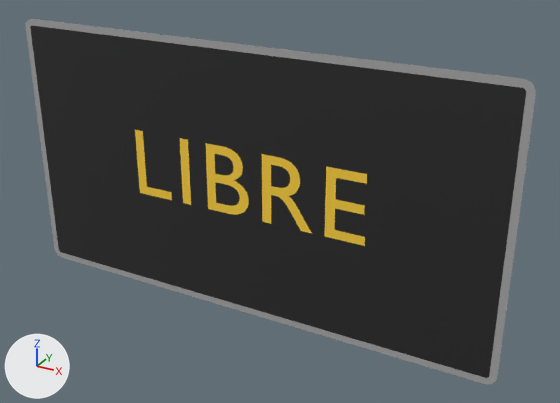
One commit to the glTF model panneaux/24_messages_dynamiques/MSG_LIBRE.glb: the scene before it, then after it.
Rendered twice from a 50 mm lens placed at (1.051, -1.692, 0.83), pointed at (0.101, 0.037, -0.034). Every picture has the same lights, and +X, +Y and +Z are marked at lower left. The first picture is the older version. Where no turn or scale is listed for an object, it has been applied to the vertices. Vertices at exactly the same position are counted once.

In view in the first picture: 'MSG_LIBRE_cadre00', 'MSG_LIBRE_fond01', 'MSG_LIBRE_txt02' and 1 more.
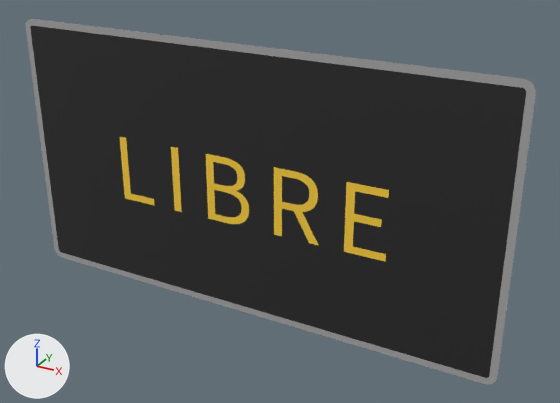
The change, as a list of edits to the scene's bpy script:
```text
Change me_t_565:
    used by ob_msg_libre_txt02; location = (0.0, -0.002, 0.0)
    remove me_t_565.from_pydata(...)  # 444 vertices, 880 faces; spans x -0.361..0.374, y 0.0, z -0.088..0.112
    add me_t_565.from_pydata(...)  # 374 vertices, 740 faces; spans x -0.421..0.434, y 0.0, z -0.119..0.081
    me_t_565 part 1: a new loose piece, a box spanning x -0.23392..-0.20881, y -0.0002..0.0002, z -0.11896..0.08104, in mat_ambre_dynamique (yellow #ffd33f)
    me_t_565 part 2: the loose piece of 212 vertices spanning x -0.114..0.023, y 0.0, z -0.088..0.112 is rebuilt with 212 vertices and now spans x -0.115..0.024, y 0.0, z -0.119..0.081
    me_t_565 part 3: the loose piece of 188 vertices spanning x 0.066..0.221, y 0.0, z -0.088..0.112 is rebuilt with 118 vertices and now spans x 0.103..0.241, y 0.0, z -0.119..0.081
    me_t_565 part 4: a new loose piece of 24 vertices spanning x 0.315..0.434, y 0.0, z -0.119..0.081, in mat_ambre_dynamique (yellow #ffd33f)
    me_t_565 part 5: the loose piece of 12 vertices spanning x -0.361..-0.241, y 0.0, z -0.088..0.112 is deleted
    me_t_565 part 6: the loose piece of 8 vertices spanning x -0.202..-0.173, y 0.0, z -0.088..0.112 is deleted
    me_t_565 part 7
    24 vertices are removed from x 0.258..0.374, y 0.0, z -0.088..0.112
    44 faces are deleted
    me_t_565 part 8
    12 vertices are added at x -0.421..-0.308, y 0.0, z -0.119..0.081
    20 new faces join them
```

Where the change shows, as pixel boxes (x1, y1, x2, y2) in the pictures (560 x 403 px):
'MSG_LIBRE_txt02', reshaped (16% wider, 9% taller)
    before: (135, 130, 367, 246)
    after: (119, 136, 389, 262)
part 1 of me_t_565, added (yellow)
    after: (171, 147, 182, 212)
part 2 of me_t_565, rebuilt
    before: (205, 143, 249, 215)
    after: (206, 154, 249, 224)
part 3 of me_t_565, rebuilt (12% narrower)
    before: (262, 154, 312, 233)
    after: (274, 167, 318, 245)
part 4 of me_t_565, added (yellow)
    after: (344, 182, 389, 262)
part 5 of me_t_565, deleted (yellow)
    before: (135, 130, 172, 200)
part 6 of me_t_565, deleted (yellow)
    before: (180, 138, 191, 205)
part 7 of me_t_565, deleted (yellow)
    before: (324, 166, 367, 246)
part 8 of me_t_565, added (yellow)
    after: (119, 136, 154, 205)
